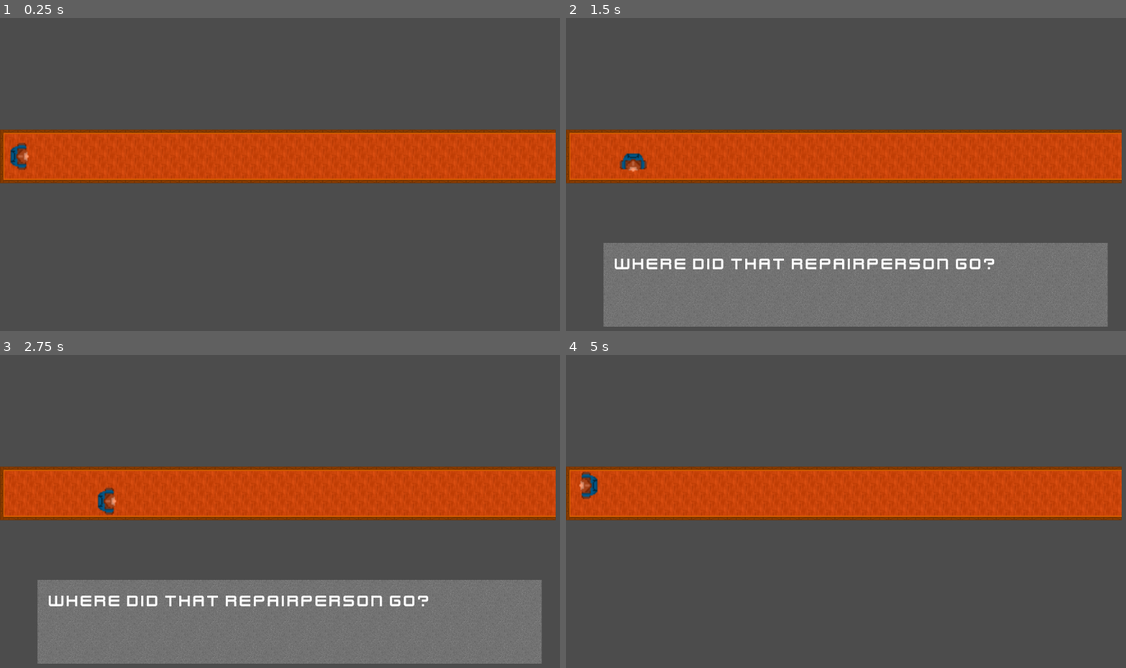
Above: before the commit, frames 1-4 (two rows, left to right).
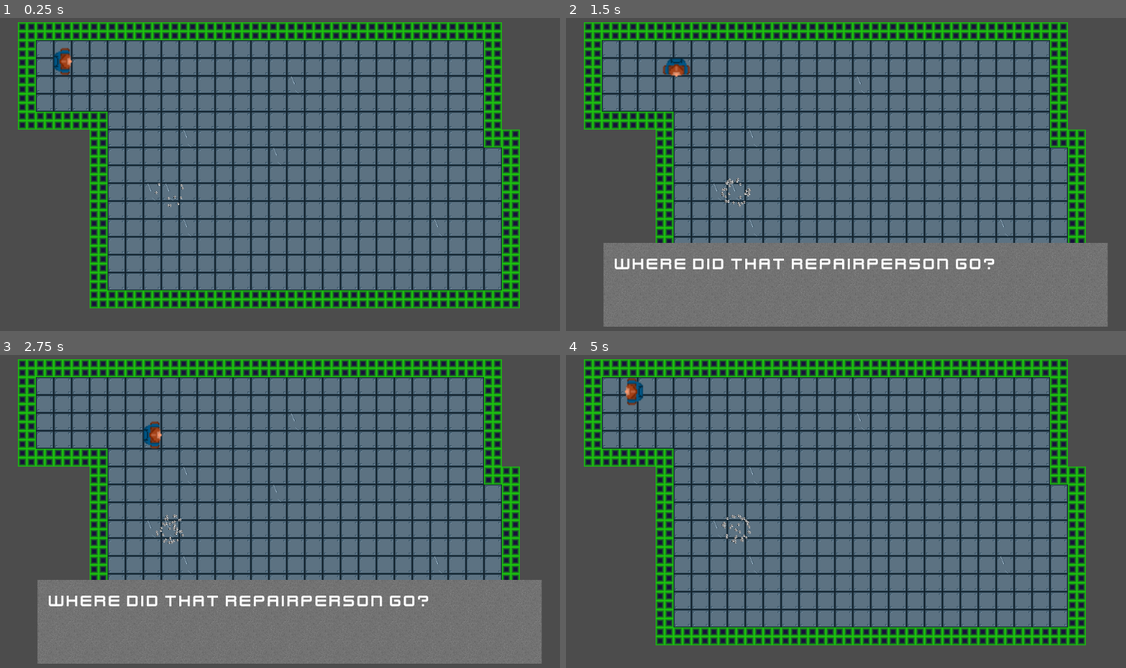
Above: after the commit, the same moments.

Repository: lunacity42/GlitchCity
Game: Godot game, scene res://Levels/LevelTemplate.tscn
Same seed, same stepped clock (60 frames per second), same inputs: the game is played once before the commit and once after it. Before the commit the project starts from res://Levels/LevelOffice.tscn.
Inputs (mouse positions are in pixels of both pictures, inside the frame that each line leads up to):
- Up to frame 1 (0.25 s): no input
- Up to frame 2 (1.5 s): tap Enter at 0.5 s; move the mouse to (980, 155) at 0.52 s; hold D (move_right) 0.53-1.28 s; hold E (interact) 0.53-1.28 s; click (980, 155) at 0.67 s; move the mouse to (739, 190) at 1.27 s; hold S (move_down) from 1.28 s (still down); tap E (interact) at 1.35 s
- Up to frame 3 (2.75 s): move the mouse to (341, 436) at 2.02 s; release S (move_down) at 2.03 s; hold D (move_right) from 2.03 s (still down); hold E (interact) from 2.03 s (still down)
- Up to frame 4 (5 s): move the mouse to (823, 577) at 2.77 s; release D (move_right) at 2.78 s; release E (interact) at 2.78 s; hold W (move_up) 2.78-3.53 s; tap E (interact) at 2.85, 4.35 s; click (823, 577) at 2.92 s; move the mouse to (1025, 558) at 3.52 s; hold E (interact) 3.53-4.28 s; hold A (move_left) from 3.53 s (still down); move the mouse to (678, 458) at 4.27 s

The runs differ from the first frame. In frame 1, 77% of the frame differs, in the area x 0-100%, y 1-93%; in frame 2, 61%; in frame 3, 61%; in frame 4, 77%.

Commit message:
First office puzzle

Diff:
--- a/Glitches/GlitchPuzzle.gd
+++ b/Glitches/GlitchPuzzle.gd
@@ -5,7 +5,7 @@
 onready var original_text = label.text
 onready var fill_in_text = PoolStringArray(label.text.split("*", false))
 
-var key_word = ["c","o","d","e"]
+var key_word = ["f","l","i","p"]
 var guess = []
 
 signal code_correct
@@ -52,5 +52,4 @@
 
 func reset_lock():
 	label.text = original_text
-	display.text = ""
 	guess.clear()
--- a/Glitches/GlitchPuzzle.tscn
+++ b/Glitches/GlitchPuzzle.tscn
@@ -80,6 +80,7 @@
 region_rect = Rect2( 0, 0, 64, 32 )
 
 [node name="GlitchPuzzle" type="Popup"]
+visible = true
 margin_right = 400.0
 margin_bottom = 500.0
 script = ExtResource( 3 )
@@ -99,7 +100,7 @@
 [node name="VBoxContainer" type="VBoxContainer" parent="."]
 anchor_right = 1.0
 anchor_bottom = 1.0
-margin_left = 10.0
+margin_left = 50.0
 margin_top = 15.0
 margin_right = -10.0
 margin_bottom = -15.0
@@ -109,12 +110,11 @@
 }
 
 [node name="DisplayContainer" type="CenterContainer" parent="VBoxContainer"]
-margin_right = 380.0
+margin_right = 350.0
 margin_bottom = 200.0
 
 [node name="NinePatchRect" type="NinePatchRect" parent="VBoxContainer/DisplayContainer"]
-margin_left = 15.0
-margin_right = 365.0
+margin_right = 350.0
 margin_bottom = 200.0
 rect_min_size = Vector2( 350, 200 )
 patch_margin_left = 20
@@ -134,29 +134,19 @@
 
 [node name="Label" type="Label" parent="VBoxContainer/DisplayContainer/NinePatchRect/VBoxContainer"]
 margin_right = 350.0
-margin_bottom = 14.0
-text = "There will be broken **** here."
-align = 1
-
-[node name="Display" type="Label" parent="VBoxContainer/DisplayContainer/NinePatchRect/VBoxContainer"]
-margin_top = 64.0
-margin_right = 350.0
-margin_bottom = 78.0
-size_flags_horizontal = 3
-text = "There will be broken **** here."
-align = 1
-__meta__ = {
-"_edit_use_anchors_": false
-}
+margin_bottom = 48.0
+text = "def turn_on(light):
+    if light.is_off():
+	        switch.****()"
 
 [node name="ButtonContainer" type="CenterContainer" parent="VBoxContainer"]
 margin_top = 250.0
-margin_right = 380.0
+margin_right = 350.0
 margin_bottom = 470.0
 
 [node name="GridContainer" type="GridContainer" parent="VBoxContainer/ButtonContainer"]
-margin_left = 110.0
-margin_right = 270.0
+margin_left = 95.0
+margin_right = 255.0
 margin_bottom = 220.0
 custom_constants/vseparation = 20
 custom_constants/hseparation = 20
@@ -195,7 +185,7 @@
 custom_colors/font_color_disabled = Color( 0, 0, 0, 1 )
 custom_colors/font_color = Color( 0, 0, 0, 1 )
 custom_colors/font_color_hover = Color( 0, 0, 0, 1 )
-text = "t"
+text = "l"
 
 [node name="Button4" type="Button" parent="VBoxContainer/ButtonContainer/GridContainer"]
 margin_top = 60.0
@@ -258,7 +248,7 @@
 custom_colors/font_color_disabled = Color( 0, 0, 0, 1 )
 custom_colors/font_color = Color( 0, 0, 0, 1 )
 custom_colors/font_color_hover = Color( 0, 0, 0, 1 )
-text = "k"
+text = "p"
 
 [node name="Button9" type="Button" parent="VBoxContainer/ButtonContainer/GridContainer"]
 margin_left = 120.0
--- a/Glitches/GlitchRigid.tscn
+++ b/Glitches/GlitchRigid.tscn
@@ -1,17 +1,18 @@
-[gd_scene load_steps=10 format=2]
+[gd_scene load_steps=11 format=2]
 
-[ext_resource path="res://GFX/Environment/Office_floor_tile.png" type="Texture" id=1]
+[ext_resource path="res://GFX/Environment/Floor_Steel_Clean.png" type="Texture" id=1]
 [ext_resource path="res://GFX/Particles/Glitch_Particle1.png" type="Texture" id=2]
 [ext_resource path="res://Glitches/GlitchRigid.gd" type="Script" id=3]
 [ext_resource path="res://Audio/Sounds/electric_hum2.wav" type="AudioStream" id=4]
 [ext_resource path="res://Glitches/GlitchPuzzle.tscn" type="PackedScene" id=5]
+[ext_resource path="res://GFX/Environment/Floor_Steel_Scratched.png" type="Texture" id=6]
 
 [sub_resource type="RectangleShape2D" id=1]
 extents = Vector2( 32, 32 )
 
 [sub_resource type="SpriteFrames" id=2]
 animations = [ {
-"frames": [ ExtResource( 1 ) ],
+"frames": [ ExtResource( 1 ), ExtResource( 6 ) ],
 "loop": true,
 "name": "default",
 "speed": 5.0
--- a/Levels/LevelTemplate.tscn
+++ b/Levels/LevelTemplate.tscn
@@ -7,7 +7,6 @@
 [ext_resource path="res://Glitches/GlitchRigid.tscn" type="PackedScene" id=5]
 [ext_resource path="res://Dialogue/DialogueArea.tscn" type="PackedScene" id=6]
 [ext_resource path="res://Dialogue/DialogueBox.tscn" type="PackedScene" id=7]
-
 
 [node name="LevelTemplate" type="Node2D"]
 
--- a/project.godot
+++ b/project.godot
@@ -16,7 +16,7 @@
 [application]
 
 config/name="Glitch_City"
-run/main_scene="res://Levels/LevelOffice.tscn"
+run/main_scene="res://Levels/LevelTemplate.tscn"
 config/icon="res://icon.png"
 
 [input]
@@ -44,6 +44,7 @@
 interact={
 "deadzone": 0.5,
 "events": [ Object(InputEventKey,"resource_local_to_scene":false,"resource_name":"","device":0,"alt":false,"shift":false,"control":false,"meta":false,"command":false,"pressed":false,"scancode":69,"unicode":0,"echo":false,"script":null)
+, Object(InputEventKey,"resource_local_to_scene":false,"resource_name":"","device":0,"alt":false,"shift":false,"control":false,"meta":false,"command":false,"pressed":false,"scancode":32,"unicode":0,"echo":false,"script":null)
  ]
 }
 
--- a/riddles.json
+++ b/riddles.json
@@ -1,6 +1,6 @@
 {
 	"light": [
-		"def turn_on(lamp):\n    if lamp.is_off():\n        lamp.switch.****()",
+		"def turn_on(light):\n    if light.is_off():\n        switch.****()",
 		"flip"
 	],
 	"ladder": [
